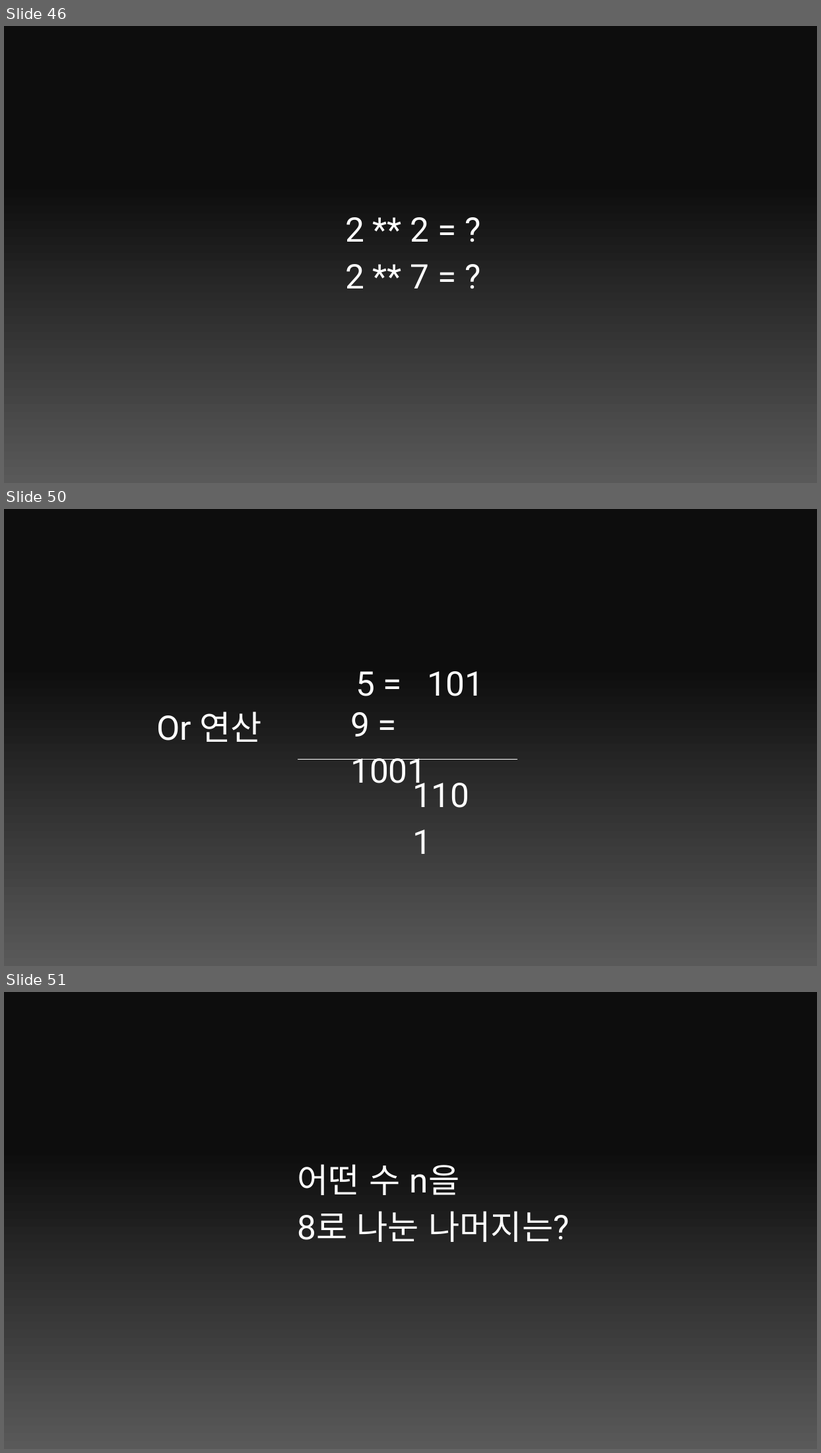
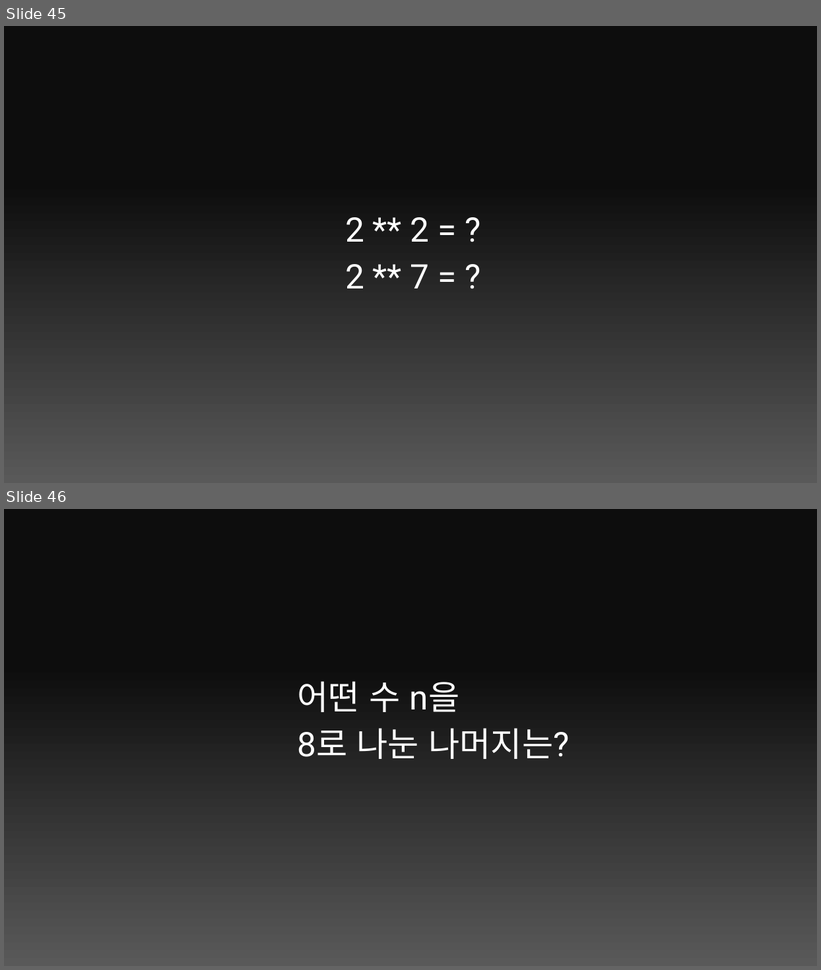
Before and after one commit to Pobbylee/fastcampus_python, a slide deck: 1s/1s.pptx. Shown one above the other, each under a label of ours: slides 46, 50 and 51 before the commit, slides 45 and 46 after it; the slides between them are not shown. The pictures are 821x1453 and 821x970 pixels, drawn with LibreOffice and Linux fonts; fonts in the diff are those of the drawing. Boxes give left, top, right and bottom in pixels: in the first picture for what was removed or moved away, otherwise in the second. Text is boxed around its words. In the diff, an @@ line names an element or a change of style, - is before the commit and + after.

```diff
--- a/1s/1s.pptx
+++ b/1s/1s.pptx
@@ slide 50 removed at [4, 509, 817, 966], background gradient #0D0D0D to #595959 @@
@@ text removed at [356, 671, 484, 696] @@
-5 = 101
@@ text removed at [156, 712, 262, 742] @@
-Or 연산
@@ text removed at [350, 712, 426, 791] @@
-9 = 1001
@@ line removed from (298, 759) to (517, 759) @@
@@ text removed at [405, 759, 485, 823] @@
-1101
@@ what was slide 46 is now slide 45 @@
@@ what was slide 51 is now slide 46 @@
```
Also in this commit, not shown: 4 slides changed, 1 slide added, 8 other slides removed.
